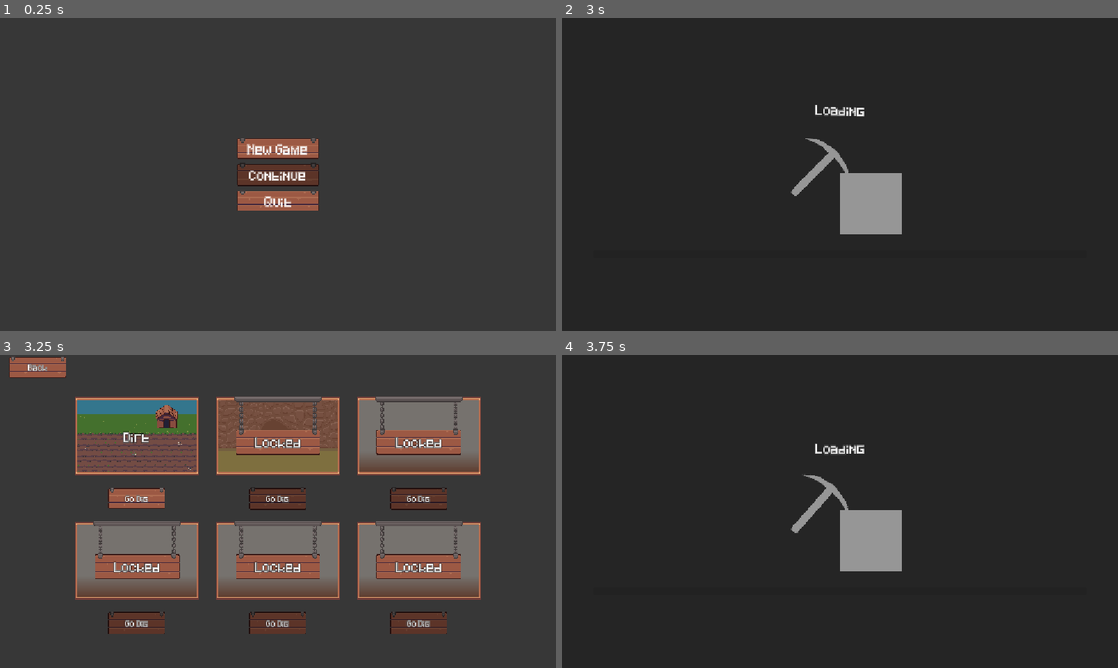
Above: before the commit, frames 1-4 (two rows, left to right).
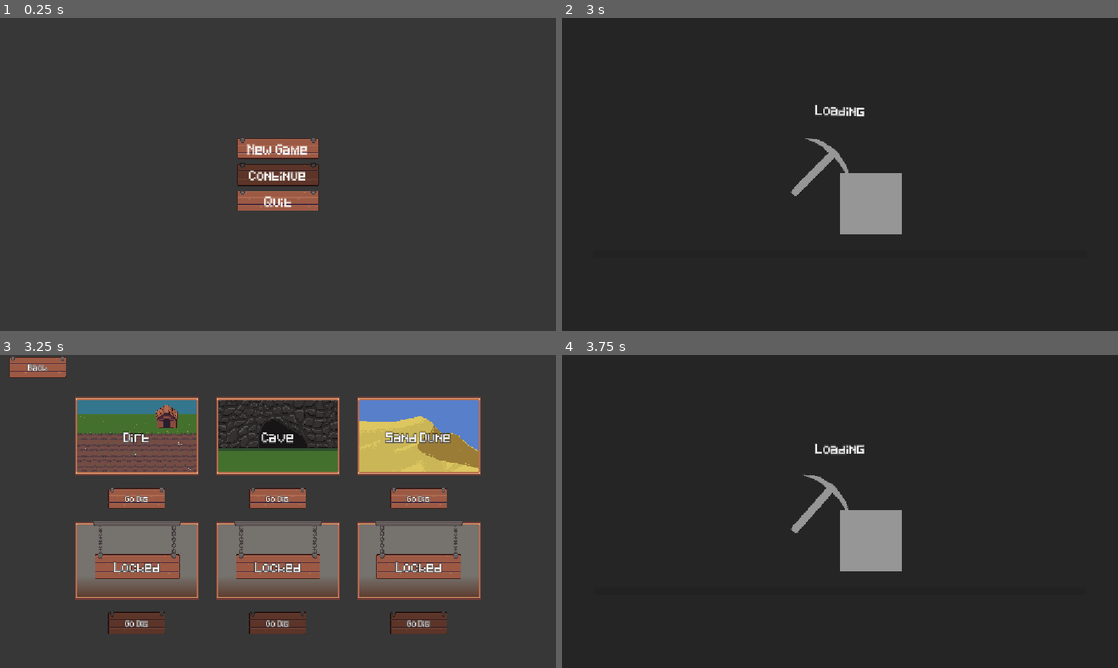
Above: after the commit, the same moments.

Repository: jakoofficial/DigNew
Game: Godot game, scene res://Scenes/MainMenu.tscn
The game is run twice, just before and just after one commit, with the same random seed, the same clock (stepped at 60 frames per second) and the same inputs. The engine's default icon, where the game draws it, is replaced by a stand-in: a white triangle on a blue panel in a dark square.
Inputs (mouse positions are in pixels of both pictures, inside the frame that each line leads up to):
- Up to frame 1 (0.25 s): no input
- Up to frame 2 (3 s): click "New Game" at 0.5 s; move the mouse to (962, 158) at 1.27 s; tap E at 1.35 s; click (962, 158) at 1.42 s; click "Go dig" at 2 s; move the mouse to (728, 190) at 2.77 s; tap Q at 2.85 s; click (728, 190) at 2.92 s
- Up to frame 3 (3.25 s): no input
- Up to frame 4 (3.75 s): click "Go Dig" at 3.5 s

Frames 1-2 are identical in both runs. In frame 3, 11% of the frame differs, in the area x 39-87%, y 13-50%; in frame 4, nothing differs.

Commit message:
Added new sanddune dig type, set up skill for unlocking it, add new skill permit icon, renamed the block texture file to be correct

Diff:
--- a/Nodes/DigArea/DigSpot.tscn
+++ b/Nodes/DigArea/DigSpot.tscn
@@ -1,6 +1,6 @@
 [gd_scene format=3 uid="uid://d2wrlwh7qtyvo"]
 
-[ext_resource type="Texture2D" uid="uid://daqm0njbumli0" path="res://Sprites/Grass-dirt.png" id="1_3n5sd"]
+[ext_resource type="Texture2D" uid="uid://daqm0njbumli0" path="res://Sprites/Blocks.png" id="1_3n5sd"]
 [ext_resource type="Script" uid="uid://bjurjeh8k5ata" path="res://Scripts/Digs/dig_spot.gd" id="1_qtc7q"]
 
 [sub_resource type="RectangleShape2D" id="RectangleShape2D_qtc7q"]
--- a/Scenes/DigArea.tscn
+++ b/Scenes/DigArea.tscn
@@ -2,7 +2,7 @@
 
 [ext_resource type="PackedScene" uid="uid://d2wrlwh7qtyvo" path="res://Nodes/DigArea/DigSpot.tscn" id="1_1o366"]
 [ext_resource type="Script" uid="uid://bcq0rckispwey" path="res://Scripts/Digs/dig_area.gd" id="1_4pypt"]
-[ext_resource type="Texture2D" uid="uid://daqm0njbumli0" path="res://Sprites/Grass-dirt.png" id="3_b1k6l"]
+[ext_resource type="Texture2D" uid="uid://daqm0njbumli0" path="res://Sprites/Blocks.png" id="3_b1k6l"]
 [ext_resource type="PackedScene" uid="uid://cucqucn81wtd0" path="res://Nodes/UI/gui.tscn" id="4_3oaxy"]
 
 [node name="DigArea" type="Node2D" unique_id=91950209]
--- a/Scenes/Globals/SkillTreeInfo.tscn
+++ b/Scenes/Globals/SkillTreeInfo.tscn
@@ -41,7 +41,7 @@
 _Icon = SubResource("AtlasTexture_dd215")
 _Name = "Value+"
 _Description = "Adds +1 to all item values"
-_Unlocks = Array[String](["Unlock_Stone"])
+_Unlocks = Array[String](["Unlock_Permit_Cave", "Unlock_Permit_Sand_dune"])
 _UpgradeType = 2
 metadata/_custom_type_script = "uid://d4hkstn8p728s"
 
@@ -52,13 +52,22 @@
 [sub_resource type="Resource" id="Resource_x0sfq"]
 script = ExtResource("2_lqdd7")
 _Icon = SubResource("AtlasTexture_d4r5k")
-_Name = "Unlock_Stone"
+_Name = "Unlock_Permit_Cave"
 _Cost = 12
-_Description = "Unlocks stone as a dig type."
+_Description = "Gives a permit to dig at the cave"
 _UpgradeType = 3
-_LevelTypeUnlock = "Stone"
+_LevelTypeUnlock = "Cave"
+metadata/_custom_type_script = "uid://d4hkstn8p728s"
+
+[sub_resource type="Resource" id="Resource_dd215"]
+script = ExtResource("2_lqdd7")
+_Icon = SubResource("AtlasTexture_d4r5k")
+_Name = "Unlock_Permit_Sand_dune"
+_Description = "Gives a permit to dig at the sand dunes"
+_UpgradeType = 3
+_LevelTypeUnlock = "Sand_Dune"
 metadata/_custom_type_script = "uid://d4hkstn8p728s"
 
 [node name="SkillTreeInfo" type="Node2D" unique_id=924719629]
 script = ExtResource("1_5xx86")
-Skills = Array[ExtResource("2_lqdd7")]([SubResource("Resource_t88sh"), SubResource("Resource_lqdd7"), SubResource("Resource_d4r5k"), SubResource("Resource_x0sfq")])
+Skills = Array[ExtResource("2_lqdd7")]([SubResource("Resource_t88sh"), SubResource("Resource_lqdd7"), SubResource("Resource_d4r5k"), SubResource("Resource_x0sfq"), SubResource("Resource_dd215")])
--- a/Scenes/Level_Select.tscn
+++ b/Scenes/Level_Select.tscn
@@ -5,8 +5,8 @@
 [ext_resource type="Texture2D" uid="uid://ds8k6jks6y5l2" path="res://Sprites/Gui.png" id="3_6283k"]
 [ext_resource type="PackedScene" uid="uid://8gqbhf0ko0sn" path="res://Nodes/LevelSelect/level.tscn" id="3_ojto8"]
 [ext_resource type="Texture2D" uid="uid://bl7ptj3xsospl" path="res://Sprites/Backdrop.png" id="5_11r63"]
-[ext_resource type="Texture2D" uid="uid://dtjl83nmu7ll" path="res://Sprites/LevelSelect/DirtLevel.png" id="5_6283k"]
 [ext_resource type="Texture2D" uid="uid://brtbswukp41il" path="res://Sprites/LevelSelect/StoneLevel.png" id="6_ojto8"]
+[ext_resource type="Texture2D" uid="uid://ccx3pej81wy7g" path="res://Sprites/LevelSelect/SandLevel.png" id="6_yee8s"]
 
 [sub_resource type="AtlasTexture" id="AtlasTexture_ojto8"]
 atlas = ExtResource("3_6283k")
@@ -80,20 +80,21 @@
 layout_mode = 2
 LevelName = "Dirt"
 GoToLevel = 2
-LevelTexture = ExtResource("5_6283k")
 Locked = false
 
 [node name="Level2" parent="LevelContainer" unique_id=581851783 instance=ExtResource("3_ojto8")]
 layout_mode = 2
-LevelName = "Stone"
+LevelName = "Cave"
 GoToLevel = 2
 LevelTexture = ExtResource("6_ojto8")
+Locked = false
 
 [node name="Level3" parent="LevelContainer" unique_id=187436779 instance=ExtResource("3_ojto8")]
 layout_mode = 2
-LevelName = "Sandstone"
+LevelName = "Sand_Dune"
 GoToLevel = 2
-LevelTexture = ExtResource("5_11r63")
+LevelTexture = ExtResource("6_yee8s")
+Locked = false
 
 [node name="Level4" parent="LevelContainer" unique_id=1026202293 instance=ExtResource("3_ojto8")]
 layout_mode = 2
--- a/Scenes/SkillTree.tscn
+++ b/Scenes/SkillTree.tscn
@@ -126,7 +126,11 @@
 
 [node name="SkillNode4" parent="Skills" unique_id=1280238735 instance=ExtResource("4_p2c2s")]
 position = Vector2(768, 448)
-Skill_Name = "Unlock_Stone"
+Skill_Name = "Unlock_Permit_Cave"
+
+[node name="SkillNode5" parent="Skills" unique_id=1447626037 instance=ExtResource("4_p2c2s")]
+position = Vector2(848, 352)
+Skill_Name = "Unlock_Permit_Sand_dune"
 
 [node name="TreeCam" type="Camera2D" parent="." unique_id=936225933]
 anchor_mode = 0
--- a/Scripts/Globals/GameManager.gd
+++ b/Scripts/Globals/GameManager.gd
@@ -13,8 +13,8 @@
 var currDigType: String = "Dirt"
 var digspotTypes: Dictionary = {
 	"Dirt":["Dirt", 0, 2, 1],
-	"Stone":["Stone", 1, 4, 2],
-	"Sandstone":["Sandstone", 2, 12, 4],
+	"Cave":["Cave", 1, 4, 2],
+	"Sand_Dune":["Sand_Dune", 2, 12, 4],
 	"Iron":["Iron", 3, 20, 8],
 }
 
--- a/Scripts/LevelSelect/levelNode.gd
+++ b/Scripts/LevelSelect/levelNode.gd
@@ -11,7 +11,7 @@
 
 func _ready() -> void:
 	level_img.texture = LevelTexture
-	level_name.text = LevelName
+	level_name.text = LevelName.replace("_", " ")
 	go_dig_btn.connect("pressed", _levelPressed)
 
 	if !GM.LevelSelectDict.has(LevelName):
Renamed: Sprites/Grass-dirt.png -> Sprites/Blocks.png
Not shown, changed: Sprites/Blocks.png.import
Binary file changed: Sprites/Icons/Skill_Icons.png
Binary file added: Sprites/LevelSelect/SandLevel.png
Not shown, added: Sprites/LevelSelect/SandLevel.png.import
